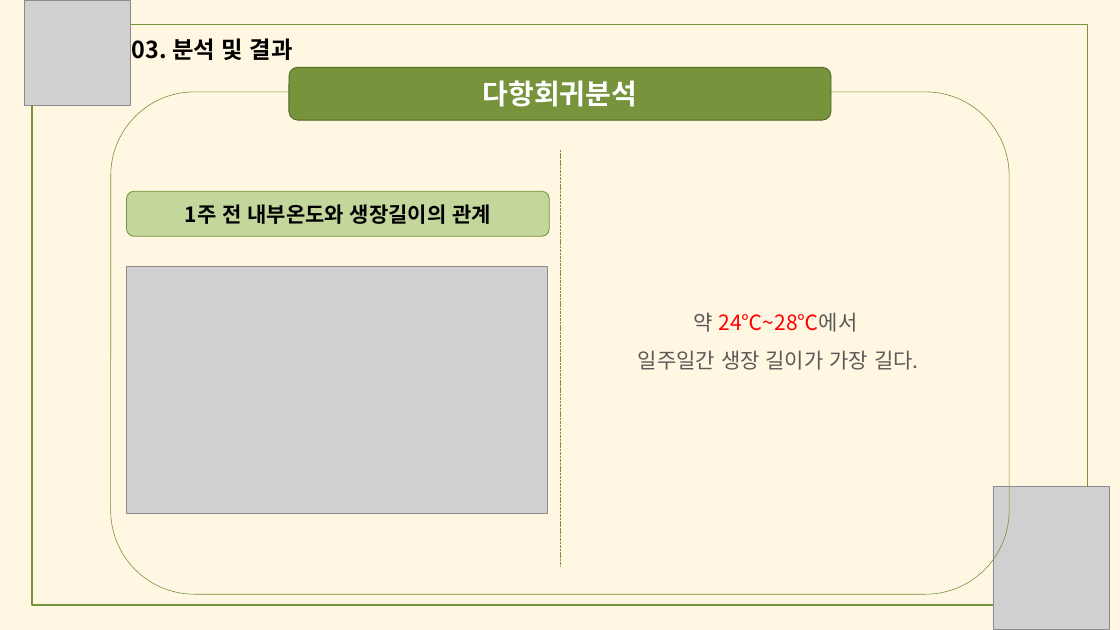
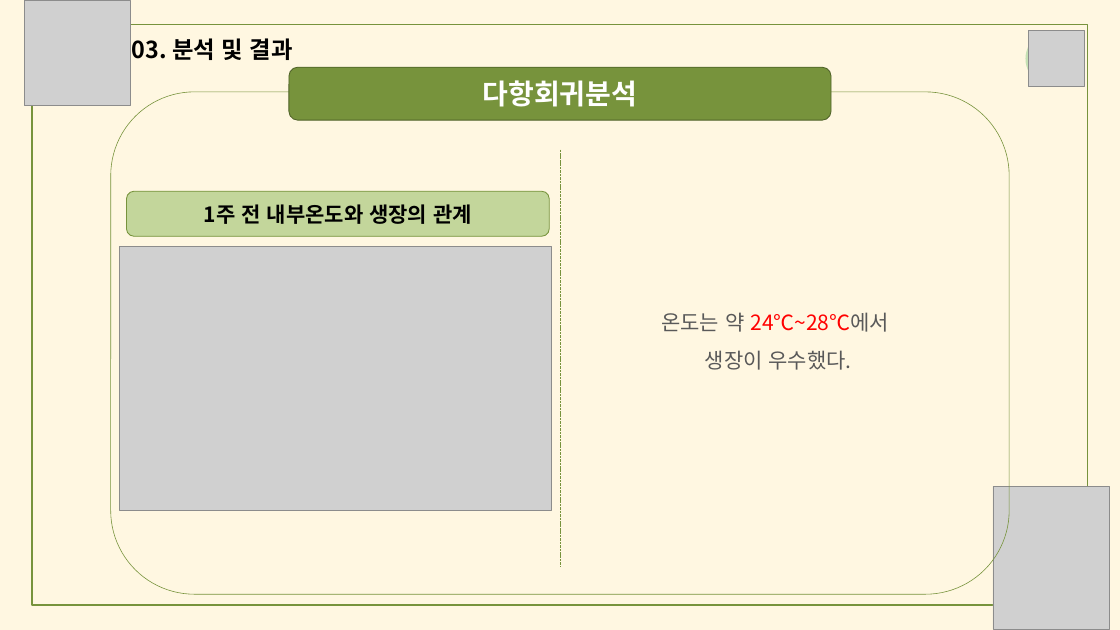
Before and after one commit to meucham11/nong_intern, a slide deck: slide 21 of 경진대회.pptx (slide 22 before the commit). Drawn at 1120x630 pixels with LibreOffice and Linux fonts; fonts in the diff are those of the drawing; grey boxes stand for pictures. Boxes give left, top, right and bottom in pixels: in the first picture for what was removed or moved away, otherwise in the second. Text is boxed around its words. In the diff, an @@ line names an element or a change of style, - is before the commit and + after.

```diff
--- a/경진대회.pptx
+++ b/경진대회.pptx
@@ freeform shape added at (1026, 30, 1082, 87), fill #C5E0B4 @@
@@ picture added at (1028, 30, 1085, 87) @@
@@ text in rounded rectangle at (204, 204, 472, 224): text changed @@
-1주 전 내부온도와 생장길이의 관계
+1주 전 내부온도와 생장의 관계
@@ picture: place and size @@
-picture at (127, 266, 549, 513)
+picture at (119, 246, 552, 511)
@@ text at (661, 312, 889, 370): text changed @@
-약 24℃~28℃에서
-일주일간 생장 길이가 가장 길다.
+온도는 약 24℃~28℃에서
+생장이 우수했다.
```
Also in this commit, not shown: 25 other slides changed, 1 slide removed.
